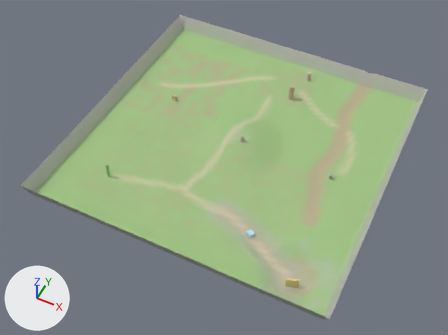
The glTF model public/world/sproutvale/horizon.glb as it was, and as the next commit left it.
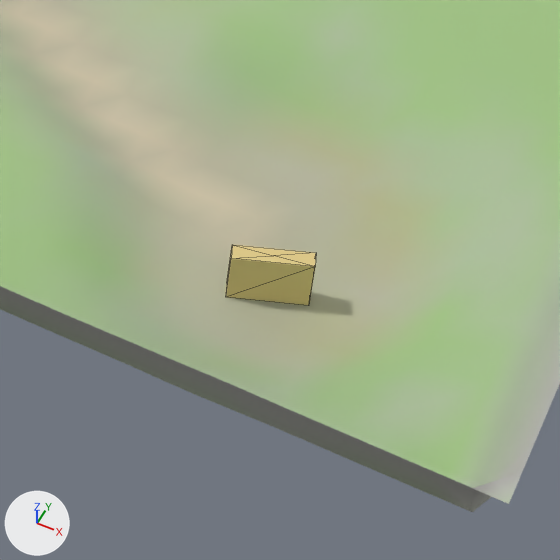
Old and new are each drawn whole from a 50 mm camera at (565.0, -930.0, 781.0) aimed at (249.0, -298.0, -10.0) and again close up on the part from 56% to 75% of the width and 71% to 98% of the height. Arrows for +X, +Y and +Z are at lower left; the lights stay in place. The last two pictures show the newer version. The close-ups show mesh edges as thin lines. Where no turn or scale is listed for an object, it has been applied to the vertices. Vertices at exactly the same position are counted once.

Before the edit, the objects in view are built like this:
```python
me_horizon_landmarks = bpy.data.meshes.new('horizon_landmarks')
me_horizon_landmarks.from_pydata(...)  # 121 vertices, 168 faces; spans x -179.0..179.0, y -214.0..214.0, z -21.0..21.0
me_horizon_landmarks.materials.append(mat_horizon)
me_horizon_terrain = bpy.data.meshes.new('horizon_terrain')
me_horizon_terrain.from_pydata(...)  # 4225 vertices, 8192 faces; spans x -256.0..256.0, y -256.0..256.0, z -20.0..20.0
me_horizon_terrain.materials.append(mat_horizon)
ob_horizon_landmarks = bpy.data.objects.new('horizon_landmarks', me_horizon_landmarks)
ob_horizon_landmarks.location = (272.6, -256.4, 20.4)
ob_horizon_terrain = bpy.data.objects.new('horizon_terrain', me_horizon_terrain)
ob_horizon_terrain.location = (256.0, -256.0, 18.7)
```
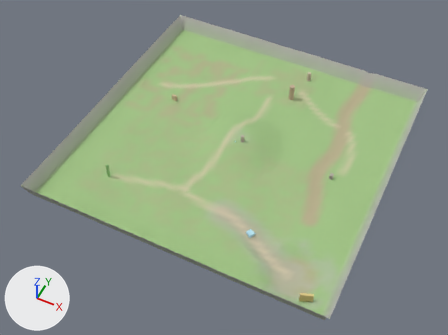
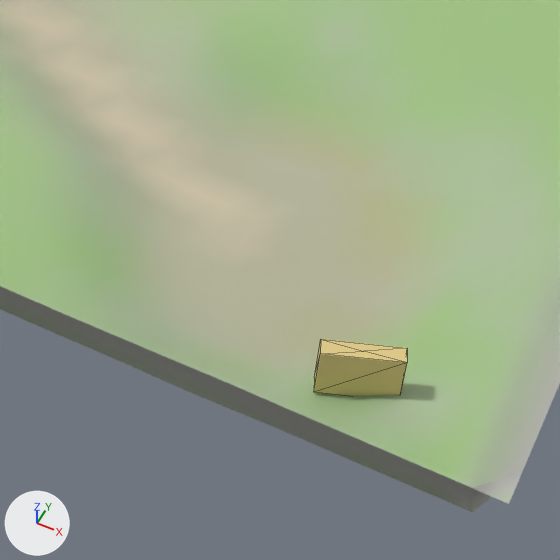
Where the newer file only moved an object's origin or applied its transform, the numbers keep the older frame.

Where the change shows, as pixel boxes (x1, y1, x2, y2) in the close-ups (560 x 560 px):
'horizon_landmarks', reshaped
    before: (226, 245, 316, 305)
    after: (314, 339, 407, 395)

Diff of the bpy script that builds the scene:
```diff
--- a/public/world/sproutvale/horizon.glb.py
+++ b/public/world/sproutvale/horizon.glb.py
@@ me_horizon_landmarks @@
 # used by ob_horizon_landmarks; location = (272.6, -256.4, 20.4)
-me_horizon_landmarks.from_pydata(...)  # 121 vertices, 168 faces; spans x -179.0..179.0, y -214.0..214.0, z -21.0..21.0
+me_horizon_landmarks.from_pydata(...)  # 121 vertices, 168 faces; spans x -179.0..207.0, y -232.0..214.0, z -16.0..21.0
+# me_horizon_landmarks part 1: the loose piece of 9 vertices spanning x 160.0..179.0, y -214.0..-204.0, z -21.0..-5.0 is moved by (28.0, -18.0, 7.0)
 me_horizon_landmarks.materials.append(mat_horizon)
```
